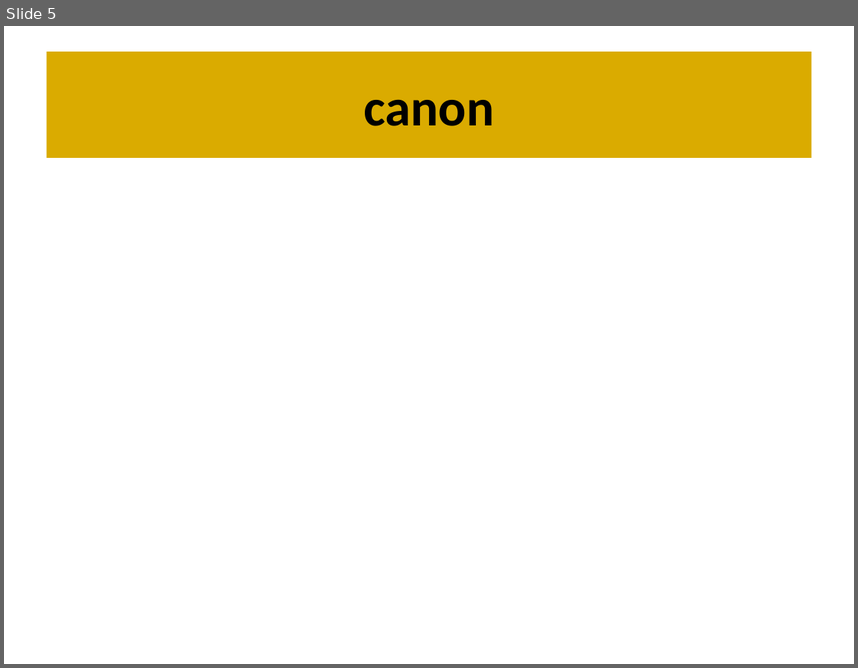
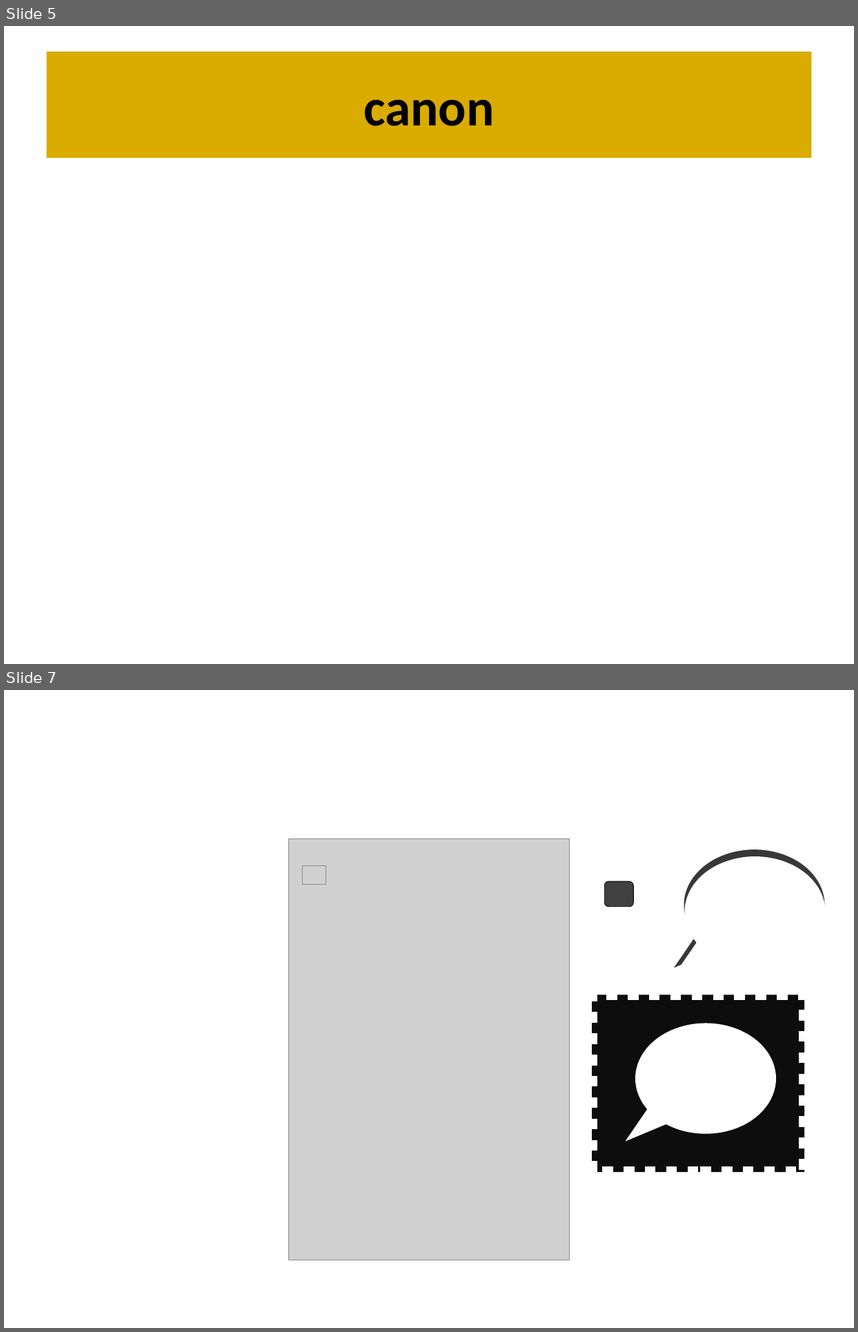
Before and after one commit to eladb/telobike, a slide deck: ux/details_panel.pptx. Shown one above the other, each under a label of ours: slide 5 before the commit, slides 5 and 7 after it; the slides between them are not shown. The pictures are 858x668 and 858x1332 pixels, drawn with LibreOffice and Linux fonts; fonts in the diff are those of the drawing; grey boxes stand for pictures. Boxes give left, top, right and bottom in pixels: in the first picture for what was removed or moved away, otherwise in the second. Text is boxed around its words. In the diff, an @@ line names an element or a change of style, - is before the commit and + after.

```diff
--- a/ux/details_panel.pptx
+++ b/ux/details_panel.pptx
@@ slide 7 added at <box>4,690,854,1328</box>, background #FFFFFF @@
@@ picture added at <box>289,839,569,1259</box> @@
@@ speech bubble added at <box>684,850,825,960</box>, fill #383838 @@
@@ picture added at <box>302,865,326,884</box> @@
@@ speech bubble added at <box>685,856,826,967</box>, fill #FFFFFF @@
@@ rounded rectangle added at <box>604,881,633,907</box>, fill #404040, outline #000000 0.5 pt @@
@@ rectangle added at <box>593,994,805,1171</box>, fill #0D0D0D, outline #FFFFFF 9 pt dashed @@
@@ speech bubble added at <box>635,1023,777,1134</box>, fill #FFFFFF @@
```
Also in this commit, not shown: 1 slide changed, 3 other slides added.
